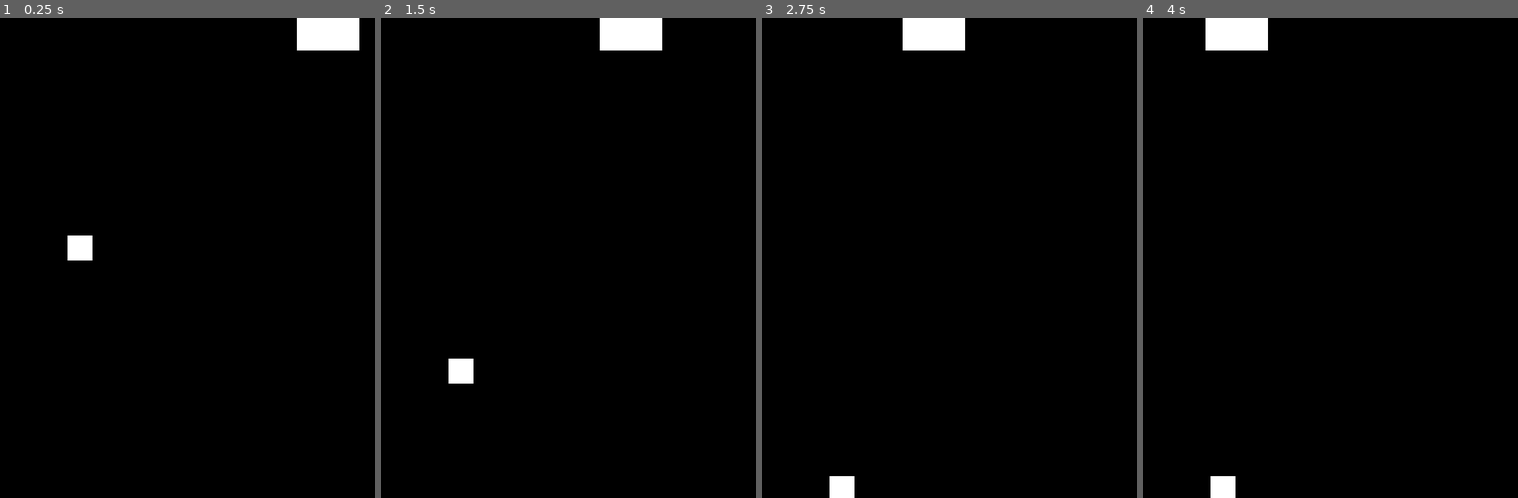
Above: before the commit, frames 1-4 (left to right).
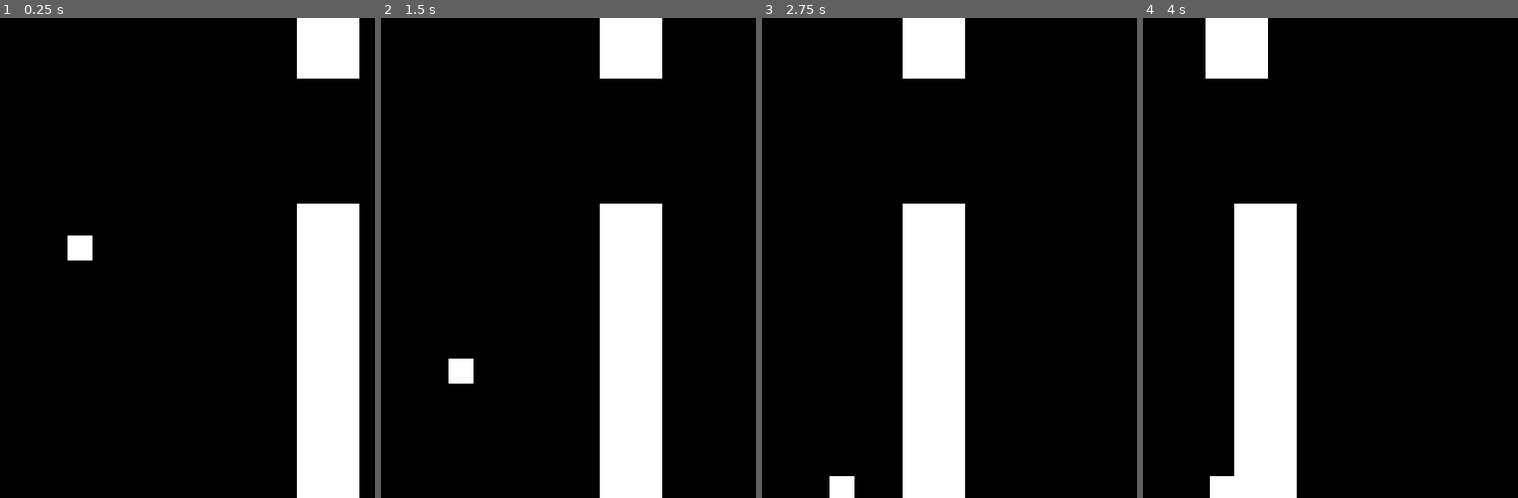
Above: after the commit, the same moments.

Repository: Thrillidas/FlappyBird
Game: Godot game, scene res://Scene/main.tscn
Two runs of this game, one before a commit and one after it. Both use one fixed random seed, a clock stepped at 60 frames per second and the inputs below.
Inputs:
- Up to frame 1 (0.25 s): no input
- Up to frame 2 (1.5 s): hold Up (ui_up) 0.53-1.28 s
- Up to frame 3 (2.75 s): hold Up (ui_up) from 2.03 s (still down)
- Up to frame 4 (4 s): release Up (ui_up) at 3.53 s

The runs differ from the first frame. In frame 1, 11% of the frame differs, in the area x 79-96%, y 6-100%; in frame 2, 11%; in frame 3, 11%; in frame 4, 11%.

Commit message:
7th Session

Diff:
--- a/Scene/pipelines.tscn
+++ b/Scene/pipelines.tscn
@@ -3,6 +3,7 @@
 [ext_resource type="Script" path="res://Scripts/pipelines.gd" id="1_o2gwj"]
 
 [sub_resource type="RectangleShape2D" id="RectangleShape2D_hpwkx"]
+resource_local_to_scene = true
 
 [node name="Pipelines" type="CharacterBody2D"]
 script = ExtResource("1_o2gwj")
--- a/Scripts/main.gd
+++ b/Scripts/main.gd
@@ -3,12 +3,7 @@
 var screen_max_height = DisplayServer.window_get_size()
 
 func _ready():
-
-	spawn_pipes(100, randi()%500+50, 500, 0)
-	#spawn_pipes(100, 150, 500, 618)
-	#spawn_double_pipes(500)
-	#spawn_double_pipes(300)
-
+	spawn_double_pipes(500)
 #Create a pipeline, allowing to specify the size and location.
 func spawn_pipes(x_size, y_size, x_position, y_position):
 	var pipe = pipe_node.instantiate()
@@ -19,10 +14,25 @@
 #Create a pair of pipeline, from the lower pipeline to the higher one.
 func spawn_double_pipes(pipe_location):
 	var random_height_size = randi() % 668 + 50
-	var gap = 100
+	var gap = 200
 	var bottom_size = (screen_max_height.y - random_height_size) - gap
 	var bottom_height_position = screen_max_height.y - bottom_size
 	var pipe_width = 100
 
 	spawn_pipes(pipe_width, random_height_size, pipe_location, 0)
 	spawn_pipes(pipe_width, bottom_size, pipe_location, bottom_height_position)
+
+	################
+	##Testing code##
+	################
+
+	# How to create collision shape in code https://www.reddit.com/r/godot/comments/p7tc8y/how_to_spawn_a_area_2d_with_code/
+
+	var area2d = Area2D.new()
+	var area2dCollision =  CollisionShape2D.new()
+	var area2dshape = RectangleShape2D.new()
+	area2dshape.size =Vector2(pipe_width,gap)
+	area2dCollision.shape = area2dshape
+	add_child(area2d)
+	area2d.add_child(area2dCollision)
+	area2d.position = Vector2(pipe_location, random_height_size + gap)
